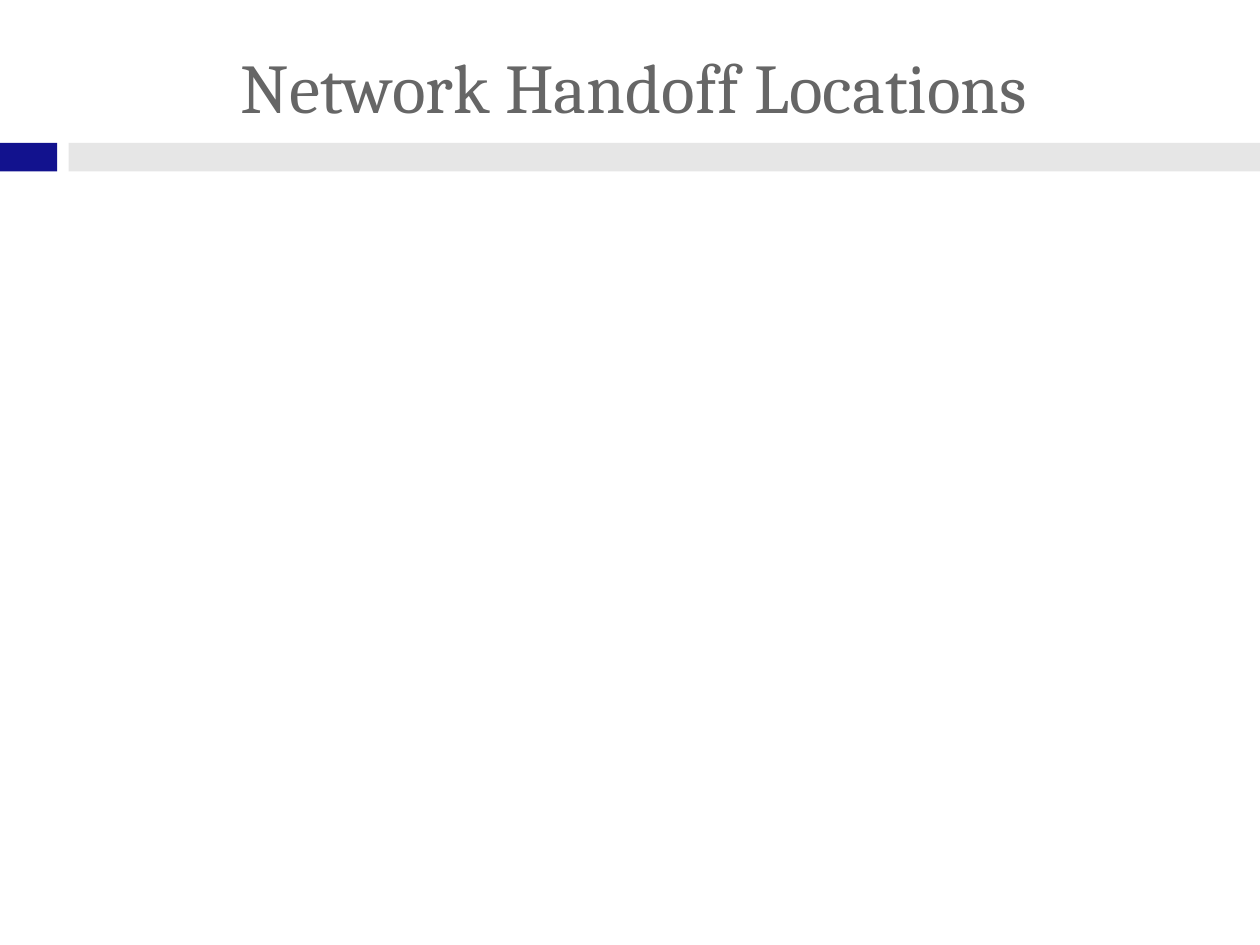
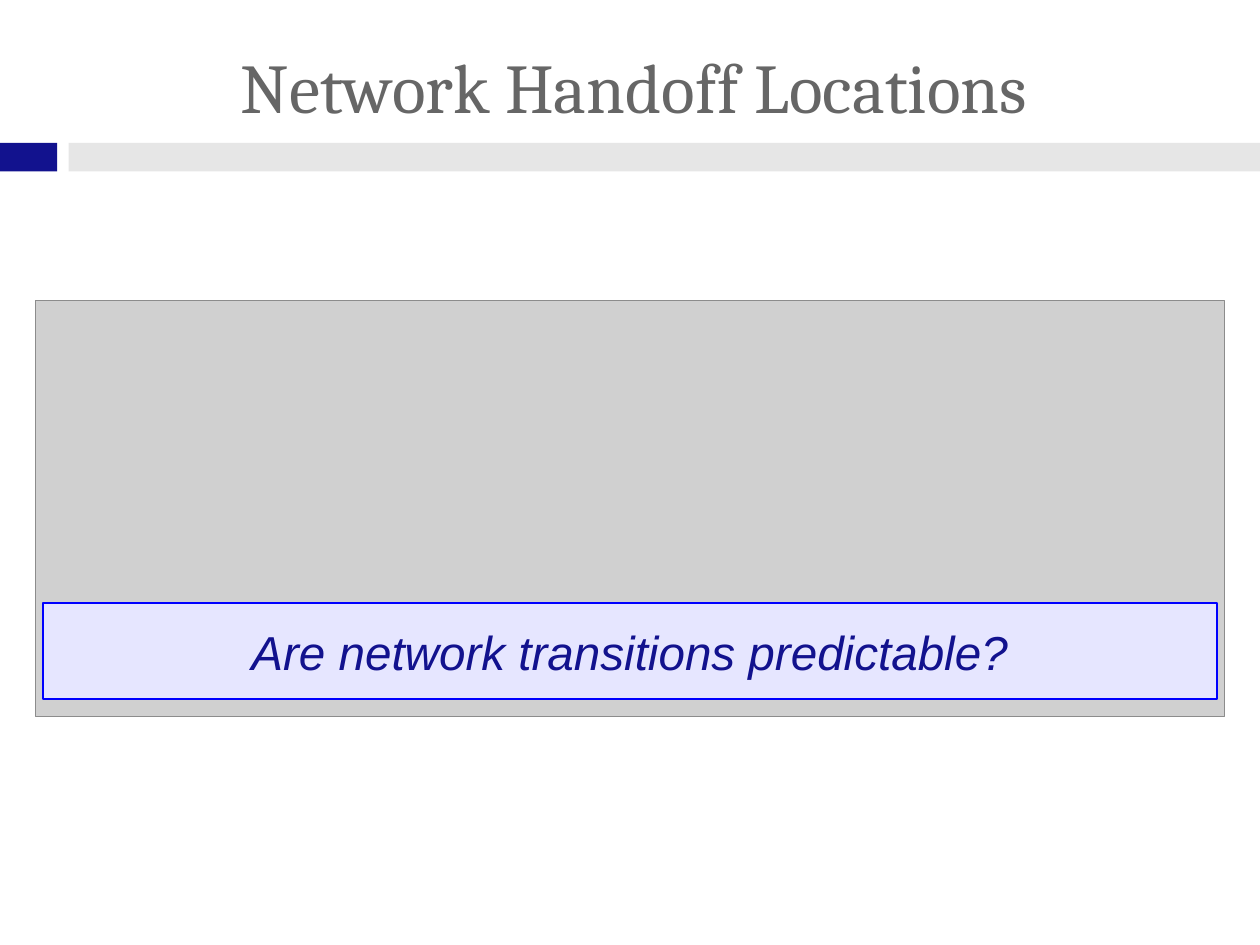
Before and after one commit to gchallen/talks.sensemine2013-phonelab, a slide deck: slide 7 of talk.odp (slide 5 before the commit). Drawn at 1260x945 pixels with LibreOffice and Linux fonts; fonts in the diff are those of the drawing; grey boxes stand for pictures; background and template pictures are left out. Boxes give left, top, right and bottom in pixels: in the first picture for what was removed or moved away, otherwise in the second. Text is boxed around its words. In the diff, an @@ line names an element or a change of style, - is before the commit and + after.

```diff
--- a/talk.odp
+++ b/talk.odp
@@ picture added at (x1=35, y1=301, x2=1226, y2=717) @@
@@ rectangle added at (x1=42, y1=604, x2=1217, y2=700), fill #E6E6FF, outline #0000FF 1.45 pt, 30 pt, text #12128E, italic @@
+Are network transitions predictable?
```
Also in this commit, not shown: 4 slides added, 2 slides removed, 5 other files.
